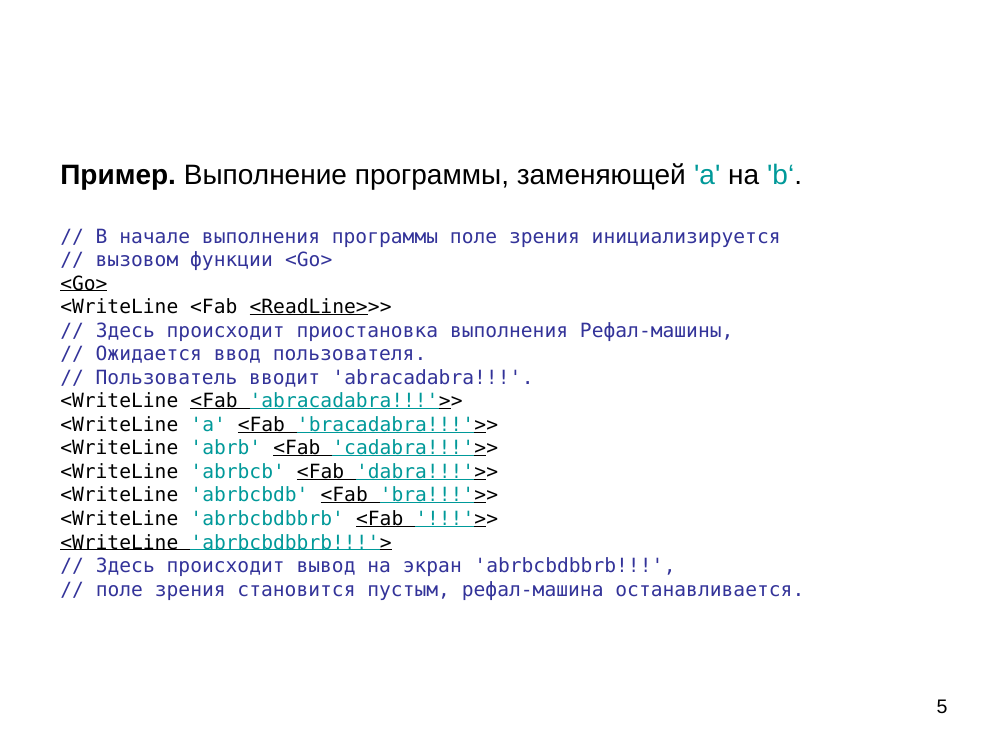
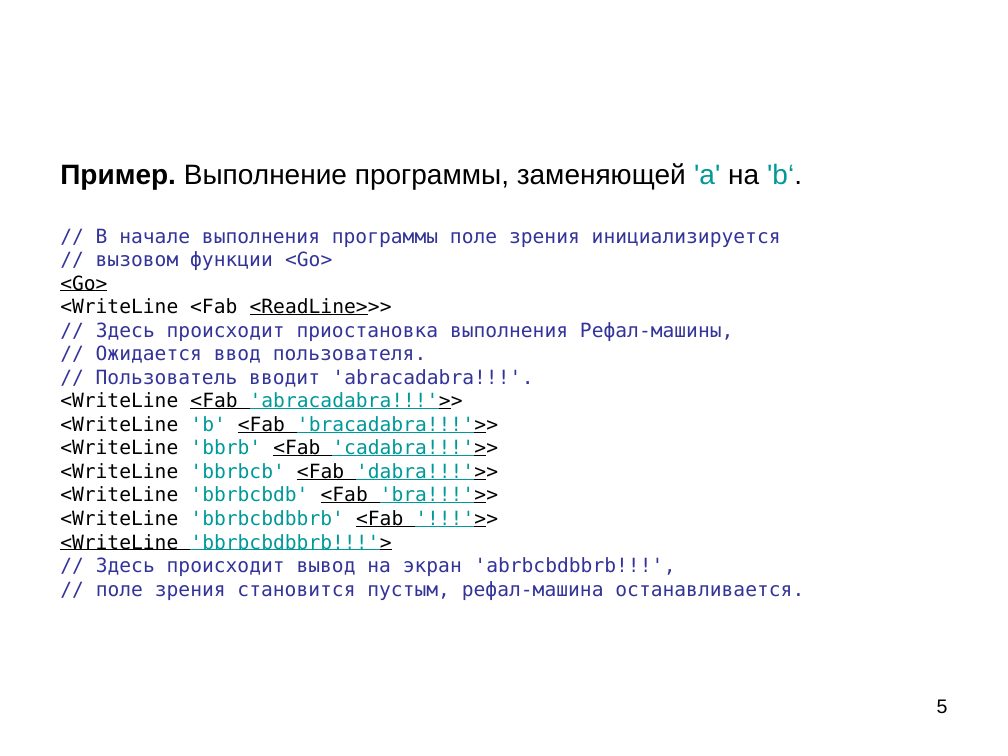
Before and after one commit to bmstu-iu9/refal-5-lambda, a slide deck: slide 5 of doc/Компилятор Простого Рефала.ppt. Drawn at 1008x756 pixels with LibreOffice and Linux fonts; fonts in the diff are those of the drawing. Boxes give left, top, right and bottom in pixels: in the first picture for what was removed or moved away, otherwise in the second. Text is boxed around its words. In the diff, an @@ line names an element or a change of style, - is before the commit and + after.

```diff
--- a/doc/Компилятор Простого Рефала.ppt
+++ b/doc/Компилятор Простого Рефала.ppt
@@ title at (60, 163, 804, 600): text changed @@
-Пример. Выполнение программы, заменяющей 'a' на 'b‘.
-// В начале выполнения программы поле зрения инициализируется
-// вызовом функции <Go>
-<Go>
-<WriteLine <Fab <ReadLine>>>
-// Здесь происходит приостановка выполнения Рефал-машины,
-// Ожидается ввод пользователя.
-// Пользователь вводит 'abracadabra!!!'.
-<WriteLine <Fab 'abracadabra!!!'>>
-<WriteLine 'a' <Fab 'bracadabra!!!'>>
-<WriteLine 'abrb' <Fab 'cadabra!!!'>>
-<WriteLine 'abrbcb' <Fab 'dabra!!!'>>
-<WriteLine 'abrbcbdb' <Fab 'bra!!!'>>
-<WriteLine 'abrbcbdbbrb' <Fab '!!!'>>
-<WriteLine 'abrbcbdbbrb!!!'>
-// Здесь происходит вывод на экран 'abrbcbdbbrb!!!',
-// поле зрения становится пустым, рефал-машина останавливается.
+Пример. Выполнение программы, заменяющей 'a' на 'b‘.
+// В начале выполнения программы поле зрения инициализируется
+// вызовом функции <Go>
+<Go>
+<WriteLine <Fab <ReadLine>>>
+// Здесь происходит приостановка выполнения Рефал-машины,
+// Ожидается ввод пользователя.
+// Пользователь вводит 'abracadabra!!!'.
+<WriteLine <Fab 'abracadabra!!!'>>
+<WriteLine 'b' <Fab 'bracadabra!!!'>>
+<WriteLine 'bbrb' <Fab 'cadabra!!!'>>
+<WriteLine 'bbrbcb' <Fab 'dabra!!!'>>
+<WriteLine 'bbrbcbdb' <Fab 'bra!!!'>>
+<WriteLine 'bbrbcbdbbrb' <Fab '!!!'>>
+<WriteLine 'bbrbcbdbbrb!!!'>
+// Здесь происходит вывод на экран 'abrbcbdbbrb!!!',
+// поле зрения становится пустым, рефал-машина останавливается.
```
Also in this commit, not shown: 6 other slides changed, 2 other files.
